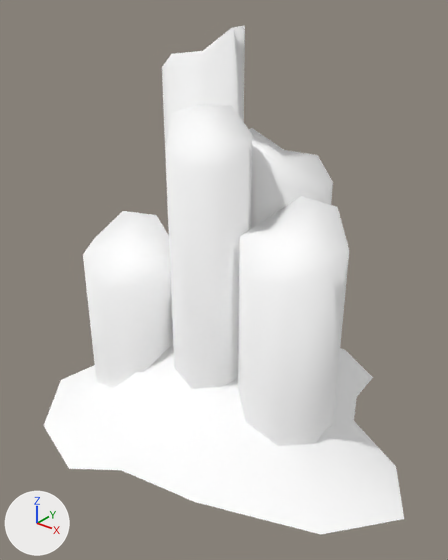
The FBX model Assets/Marie_3DThings/Multistory Dungeons 2/Meshes/SRC_Props/Candles_02.fbx: old version first, new version second.
One viewpoint serves both versions: a camera (50 mm lens) standing at (0.00272, -0.00354, 0.00338) and looking at (0.0, -0.00014, 0.00127). Every picture has the same lights, and +X, +Y and +Z are marked at lower left. The older version comes first. Where no turn or scale is listed for an object, it has been applied to the vertices.

In view in the first picture: 'Candles_02'.
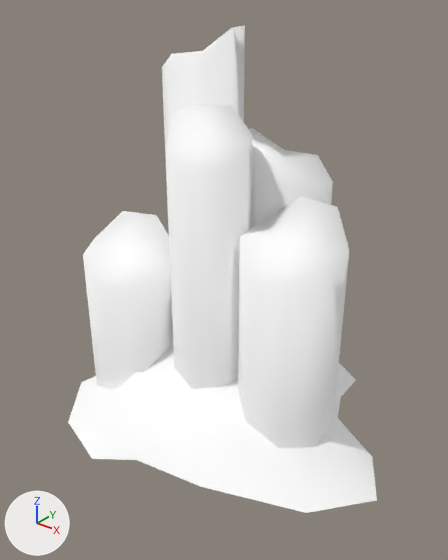
The newer file is also rescaled (x73.8) as a whole; pictures and numbers use the older file's frame.

Edits to the bpy script that builds the scene:
```text
Change me_mesh:
    used by ob_candles_02; location = (0.0, 0.0, 0.0)
    remove me_mesh.from_pydata(...)  # 110 vertices, 104 faces; spans x -0.00174..0.00171, y -0.00142..0.00143, z -0.00001..0.00306
    add me_mesh.from_pydata(...)  # 110 vertices, 104 faces; spans x -0.00153..0.00149, y -0.00123..0.00126, z -0.00001..0.00306
    me_mesh part 1: all 17 vertices in x -0.00174..0.00171, y -0.00142..0.00143, z -0.00001 are scaled about the mesh origin by (0.874, 0.874, 1)
```

Where the change shows, as pixel boxes (x1, y1, x2, y2) in the pictures (448 x 560 px; the box of a moved part takes in the faces that stretch with it):
'Candles_02', reshaped (14% narrower): before (44, 26, 404, 534); after (68, 26, 377, 513)
part 1 of me_mesh, moved or reshaped: before (44, 344, 404, 534); after (68, 344, 377, 513)
